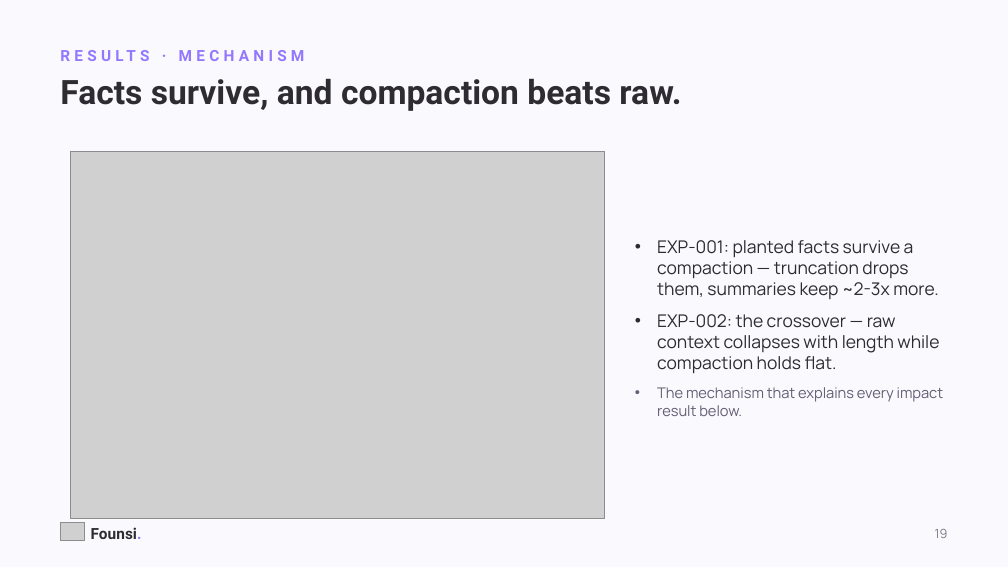
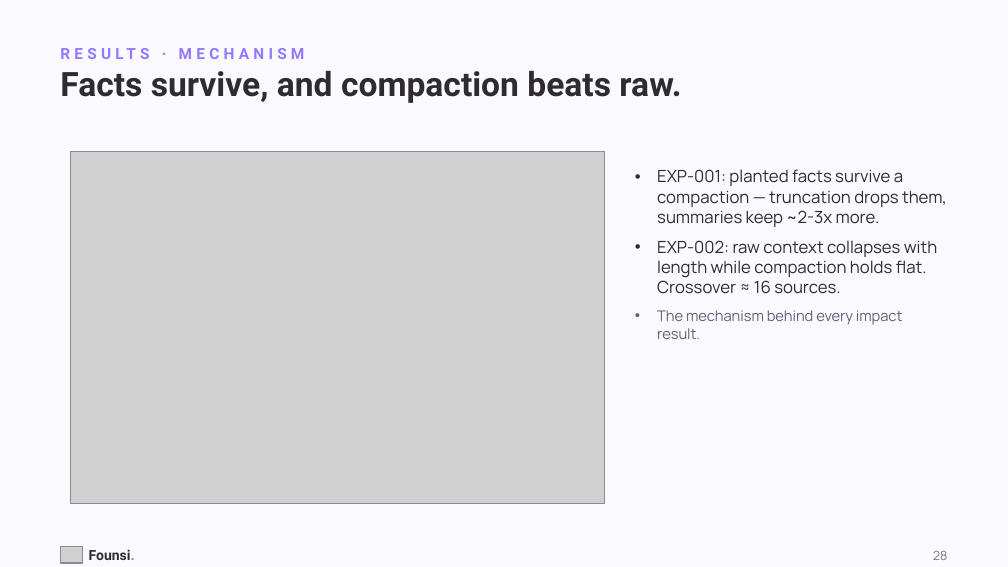
Before and after one commit to kanishkpatel1995/agent-harness, a slide deck: slide 28 of presentation/founsi-context-engineering.pptx (slide 19 before the commit). Drawn at 1008x567 pixels with LibreOffice and Linux fonts; fonts in the diff are those of the drawing; grey boxes stand for pictures. Boxes give left, top, right and bottom in pixels: in the first picture for what was removed or moved away, otherwise in the second. Text is boxed around its words. In the diff, an @@ line names an element or a change of style, - is before the commit and + after.

```diff
--- a/presentation/founsi-context-engineering.pptx
+++ b/presentation/founsi-context-engineering.pptx
@@ text "Facts survive, and compaction beats ..." at [60, 70, 681, 103]: line spacing 1 to 25pt @@
@@ picture: place and size @@
-picture at [71, 151, 605, 518]
+picture at [71, 151, 605, 504]
@@ text "EXP-001: planted facts survive a ...": place and size @@
-text "EXP-001: planted facts survive a ..." at [657, 240, 944, 416]
+text "EXP-001: planted facts survive a ..." at [657, 169, 947, 339]
@@ text "EXP-001: planted facts survive a ..." at [657, 169, 947, 339]: vertical alignment middle to top @@
@@ text at [657, 169, 947, 227]: size 12.5 to 12 pt in "EXP-001: planted facts survive a compaction — ..."; less space between paragraphs @@
@@ text at [657, 240, 937, 339]: text changed; size 12.5 to 12 pt @@
-• EXP-002: the crossover — raw context collapses with length while compaction holds flat.
-• The mechanism that explains every impact result below.
+• EXP-002: raw context collapses with length while compaction holds flat. Crossover ≈ 16 sources.
+• The mechanism behind every impact result.
@@ picture removed at [60, 522, 85, 540] @@
@@ text removed at [935, 529, 948, 538] @@
-19
@@ picture added at [60, 546, 83, 563] @@
@@ text "Founsi.": place and size @@
-text "Founsi." at [91, 527, 142, 539]
+text "Founsi." at [89, 549, 135, 560]
@@ text "Founsi." at [89, 549, 135, 560]: size 11 to 10 pt @@
@@ text added at [933, 551, 947, 560], 9 pt, text #7E7A8A @@
+28
```
Also in this commit, not shown: 21 other slides changed, 16 slides added, 19 slides removed, 9 other files.
